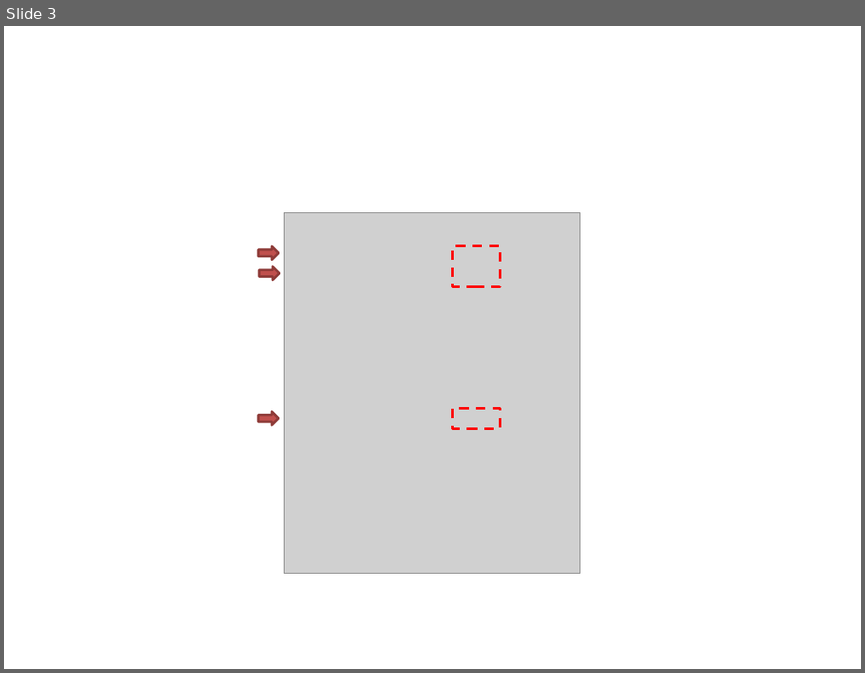
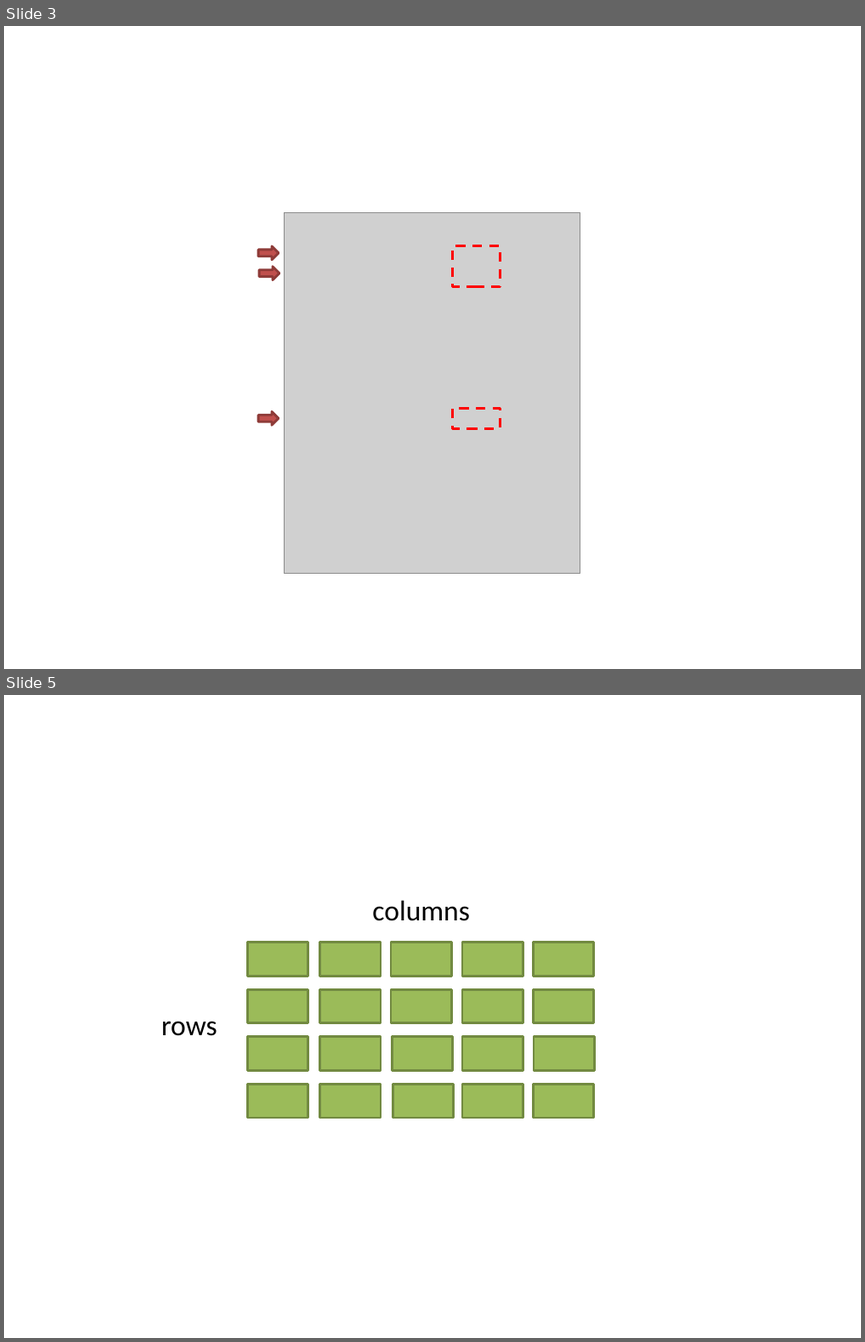
Before and after one commit to dboyliao/MLDM_RBasic, a slide deck: appendix/genImagesExamples.pptx. Shown one above the other, each under a label of ours: slide 3 before the commit, slides 3 and 5 after it; the slides between them are not shown. The pictures are 865x673 and 865x1342 pixels, drawn with LibreOffice and Linux fonts; fonts in the diff are those of the drawing; grey boxes stand for pictures. Boxes give left, top, right and bottom in pixels: in the first picture for what was removed or moved away, otherwise in the second. Text is boxed around its words. In the diff, an @@ line names an element or a change of style, - is before the commit and + after.

```diff
--- a/appendix/genImagesExamples.pptx
+++ b/appendix/genImagesExamples.pptx
@@ slide 5 added at <box>4,695,861,1338</box>, background #FFFFFF @@
@@ text added at <box>372,900,470,921</box>, 24 pt, text #000000 @@
+columns
@@ rectangle added at <box>247,941,308,975</box>, fill #9BBB59, outline #738A42 2 pt @@
@@ rectangle added at <box>320,941,381,975</box>, fill #9BBB59, outline #738A42 2 pt @@
@@ rectangle added at <box>391,941,451,975</box>, fill #9BBB59, outline #738A42 2 pt @@
@@ rectangle added at <box>462,941,523,975</box>, fill #9BBB59, outline #738A42 2 pt @@
@@ rectangle added at <box>533,941,594,975</box>, fill #9BBB59, outline #738A42 2 pt @@
@@ rectangle added at <box>247,990,308,1023</box>, fill #9BBB59, outline #738A42 2 pt @@
@@ rectangle added at <box>320,990,381,1023</box>, fill #9BBB59, outline #738A42 2 pt @@
@@ rectangle added at <box>391,990,451,1023</box>, fill #9BBB59, outline #738A42 2 pt @@
@@ rectangle added at <box>462,990,523,1023</box>, fill #9BBB59, outline #738A42 2 pt @@
@@ rectangle added at <box>533,990,594,1023</box>, fill #9BBB59, outline #738A42 2 pt @@
@@ text added at <box>161,1021,217,1036</box>, 24 pt, text #000000 @@
+rows
@@ rectangle added at <box>247,1037,308,1071</box>, fill #9BBB59, outline #738A42 2 pt @@
@@ rectangle added at <box>320,1037,381,1071</box>, fill #9BBB59, outline #738A42 2 pt @@
@@ rectangle added at <box>392,1037,453,1071</box>, fill #9BBB59, outline #738A42 2 pt @@
@@ rectangle added at <box>462,1037,523,1071</box>, fill #9BBB59, outline #738A42 2 pt @@
@@ rectangle added at <box>534,1037,595,1071</box>, fill #9BBB59, outline #738A42 2 pt @@
@@ rectangle added at <box>247,1084,308,1117</box>, fill #9BBB59, outline #738A42 2 pt @@
@@ rectangle added at <box>320,1084,381,1117</box>, fill #9BBB59, outline #738A42 2 pt @@
@@ rectangle added at <box>393,1084,454,1117</box>, fill #9BBB59, outline #738A42 2 pt @@
@@ rectangle added at <box>462,1084,523,1117</box>, fill #9BBB59, outline #738A42 2 pt @@
@@ rectangle added at <box>533,1084,594,1117</box>, fill #9BBB59, outline #738A42 2 pt @@
```
Also in this commit, not shown: 1 other slide added, 33 other files.
